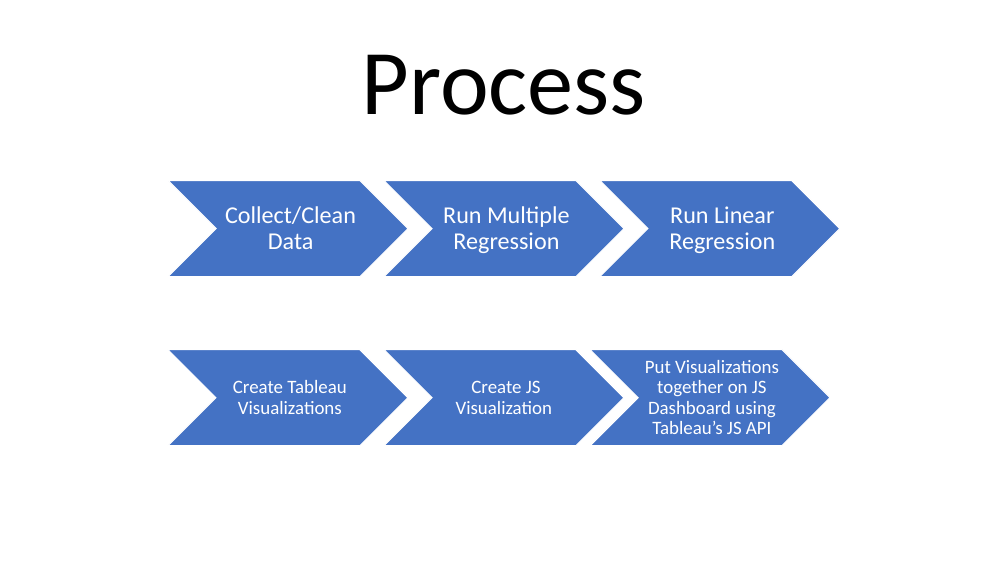
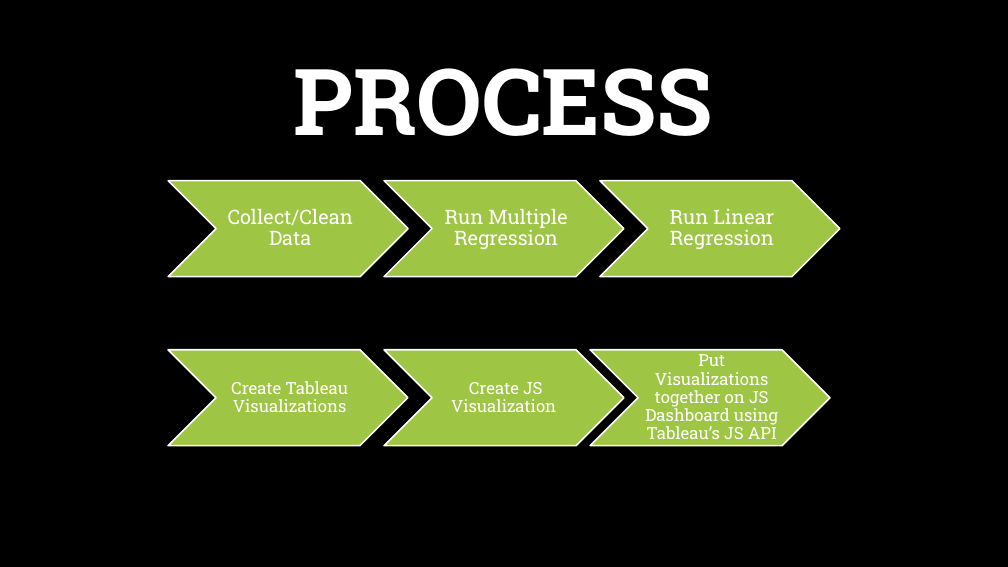
Before and after one commit to matiullah23/nba-attendance, a slide deck: slide 4 of Powerpoint/NBA Attendance Analysis.pptx. Drawn at 1008x567 pixels with LibreOffice and Linux fonts; fonts in the diff are those of the drawing; background and template pictures are left out. Boxes give left, top, right and bottom in pixels: in the first picture for what was removed or moved away, otherwise in the second. Text is boxed around its words. In the diff, an @@ line names an element or a change of style, - is before the commit and + after.

```diff
--- a/Powerpoint/NBA Attendance Analysis.pptx
+++ b/Powerpoint/NBA Attendance Analysis.pptx
@@ background #FFFFFF to picture (left out) @@
@@ title at [294, 68, 714, 136]: text changed; font Calibri to Roboto Slab; text colour #000000 to #FFFFFF; bold on @@
-Process
+PROCESS
@@ size 23 to 19 pt, font Calibri to Roboto Slab; less space between paragraphs in 3 elements at [228, 209, 353, 245], [445, 209, 567, 249], [670, 209, 774, 249] @@
@@ fill #4472C4 to #9EC544; outline #FFFFFF 1 pt to #FFFFFF 1.5 pt in 6 elements at [168, 181, 408, 277], [384, 181, 624, 277], [600, 181, 840, 277], [168, 350, 408, 446], [384, 350, 624, 446], [591, 350, 830, 446] @@
@@ size 18 to 16 pt, font Calibri to Roboto Slab in 3 elements at [231, 381, 348, 412], [451, 382, 556, 412], [645, 354, 778, 439] @@
```
Also in this commit, not shown: 4 other slides changed, 1 slide removed, 1 other file.
